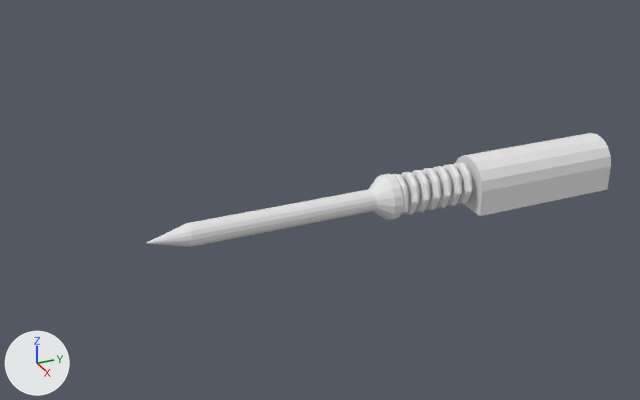
Before and after pictures for a commit that changed the FBX model Assets/Art/Blender/SpringSpike.fbx.
Before and after are seen from a 50 mm lens placed at (6.45, -5.17, 3.57), pointed at (-0.12, -2.22, 0.29). Every picture has the same lights, and +X, +Y and +Z are marked at lower left. Both versions are drawn at full value of the shape key 'Action' of 'SpringSpike'; the numbers are the values there.

The scene before the commit, as lines of its bpy script (objects in view):
```python
me_circle = bpy.data.meshes.new('Circle')
me_circle.from_pydata(...)  # 567 vertices, 553 faces; spans x -0.25..0.25, y -3.83..0.75, z 0.0..0.5
# faces by material slot: [442, 14, 97]
me_circle.materials.append(mat_material)  # white #e7e7e7
me_circle.materials.append(mat_material_002)  # white #e7e7e7
me_circle.materials.append(mat_material_001)  # white #e7e7e7
ob_springspike = bpy.data.objects.new('SpringSpike', me_circle)
ob_springspike.location = (0.0, 0.0, 0.0)
```
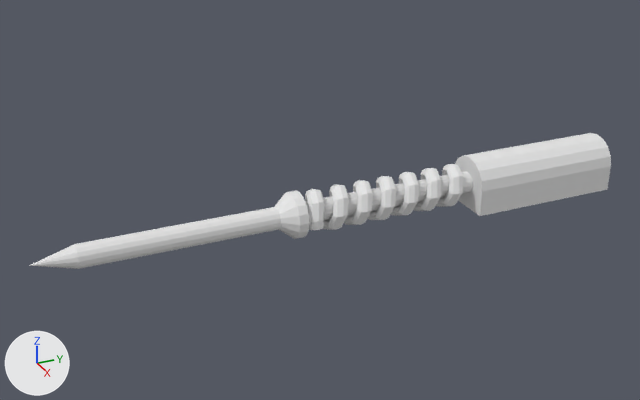
Commit message: Reversed animation

Changed parts and their boxes (x1, y1, x2, y2) in the pictures (640 x 400 px; the box of a moved part takes in the faces that stretch with it):
'SpringSpike', reshaped (25% wider, 19% taller): before (146, 133, 611, 247); after (29, 133, 611, 269)
part 1 of me_circle, moved or reshaped: before (146, 172, 473, 247); after (29, 171, 473, 269)
part 2 of me_circle, moved or reshaped: before (392, 162, 472, 214); after (305, 164, 463, 230)

What changed in the scene script:
```text
Change me_circle:
    used by ob_springspike; location = (0.0, 0.0, 0.0)
    remove me_circle.from_pydata(...)  # 567 vertices, 553 faces; spans x -0.25..0.25, y -3.83..0.75, z 0.0..0.5
    add me_circle.from_pydata(...)  # 567 vertices, 553 faces; spans x -0.25..0.25, y -4.74..0.75, z 0.0..0.5
    me_circle part 1: the loose piece of 97 vertices spanning x -0.21..0.21, y -3.83..0.16, z 0.04..0.46 is moved by (0.0, -0.91, 0.0)
    me_circle part 2: 448 of 567 vertices moved; they spanned x -0.21..0.21, y -1.56..-0.74, z 0.04..0.46 and now span x -0.21..0.21, y -2.45..-0.75, z 0.04..0.46; mean shift (0.0, -0.47, 0.0); largest move (0.16, -1.56, 0.25) -> (0.16, -2.45, 0.25)
```
